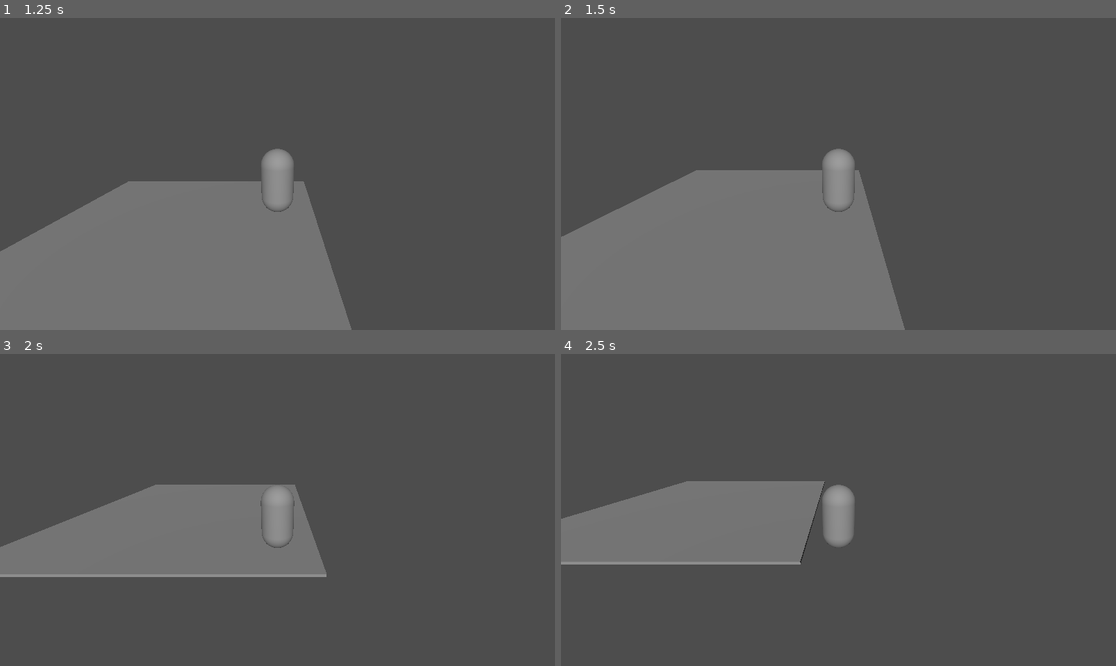
Above: before the commit, frames 1-4 (two rows, left to right).
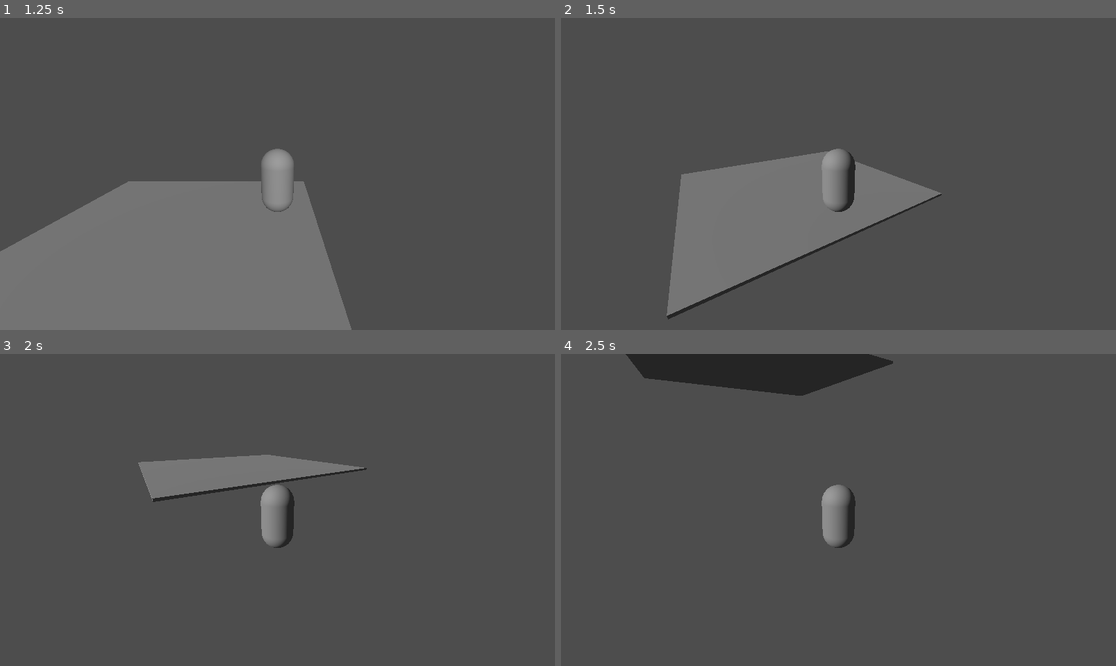
Above: after the commit, the same moments.

Repository: Dooblr/shadow-step
Game: Godot game, scene res://main.tscn
The game is run twice, just before and just after one commit, with the same random seed, the same clock (stepped at 60 frames per second) and the same inputs.
Inputs (mouse positions are in pixels of both pictures, inside the frame that each line leads up to):
- Up to frame 1 (1.25 s): tap Enter at 0.5 s; move the mouse to (399, 158) at 0.52 s; hold D (move_right) from 0.53 s (still down); hold Right mouse button (turn_player, bound only after the commi… from 0.53 s (still down); tap Space (jump) at 0.77 s
- Up to frame 2 (1.5 s): move the mouse to (727, 189) at 1.27 s; release D (move_right) at 1.28 s; release Right mouse button (turn_player, bound only after the commi… at 1.28 s; hold S (move_back) from 1.28 s (still down); right-click (727, 189) at 1.35 s
- Up to frame 3 (2 s): keep holding S (move_back); tap Space (jump) at 1.52 s
- Up to frame 4 (2.5 s): move the mouse to (894, 441) at 2.02 s; release S (move_back) at 2.03 s; hold D (move_right) from 2.03 s (still down); hold Right mouse button (turn_player, bound only after the commi… from 2.03 s (still down)

Frame 1 is identical in both runs. In frame 2, 19% of the frame differs, in the area x 0-69%, y 42-100%; in frame 3, 16%; in frame 4, 16%.

Commit message:
player turning

Diff:
--- a/player.gd
+++ b/player.gd
@@ -2,11 +2,38 @@
 
 @export var speed: float = 5.0
 @export var jump_velocity: float = 4.5
+@export var mouse_sensitivity: float = 0.002
 var gravity: float = ProjectSettings.get_setting("physics/3d/default_gravity")
+
+# Debug arrow variables
+var debug_arrow: MeshInstance3D
+var arrow_material: StandardMaterial3D
+
+func _ready():
+	# Create debug arrow to show front direction
+	create_debug_arrow()
+
+func create_debug_arrow():
+	# Create a simple arrow mesh pointing forward (positive Z)
+	debug_arrow = MeshInstance3D.new()
+	add_child(debug_arrow)
+
+	# Create a simple box mesh to represent the arrow
+	var box_mesh = BoxMesh.new()
+	box_mesh.size = Vector3(0.1, 0.1, 0.5)  # Thin and long to look like an arrow
+	debug_arrow.mesh = box_mesh
+
+	# Position the arrow in front of the player
+	debug_arrow.position = Vector3(0, 0.5, -0.5)  # Slightly above and in front
+
+	# Create a bright material so it's easy to see
+	arrow_material = StandardMaterial3D.new()
+	arrow_material.albedo_color = Color.RED
+	arrow_material.flags_unshaded = true  # Make it always bright
+	debug_arrow.material_override = arrow_material
 
 func _physics_process(delta: float) -> void:
 	var input_dir: Vector2 = Vector2.ZERO
-
 	# WASD input
 	input_dir.x = Input.get_action_strength("move_right") - Input.get_action_strength("move_left")
 	input_dir.y = Input.get_action_strength("move_back") - Input.get_action_strength("move_forward")
@@ -27,3 +54,9 @@
 	velocity.x = direction.x * speed
 	velocity.z = direction.z * speed
 	move_and_slide()
+
+func _input(event):
+	# Handle right mouse button turning
+	if event is InputEventMouseMotion and Input.is_action_pressed("turn_player"):
+		# Rotate the player based on mouse movement
+		rotate_y(-event.relative.x * mouse_sensitivity)
--- a/project.godot
+++ b/project.godot
@@ -41,3 +41,8 @@
 "events": [Object(InputEventKey,"resource_local_to_scene":false,"resource_name":"","device":-1,"window_id":0,"alt_press …(191 unchanged characters)…
 ]
 }
+turn_player={
+"deadzone": 0.2,
+"events": [Object(InputEventMouseButton,"resource_local_to_scene":false,"resource_name":"","device":-1,"window_id":0,"alt_pressed":false,"shift_pressed":false,"ctrl_pressed":false,"meta_pressed":false,"button_mask":0,"position":Vector2(0, 0),"global_position":Vector2(0, 0),"factor":1.0,"button_index":2,"canceled":false,"pressed":false,"double_click":false,"script":null)
+]
+}
